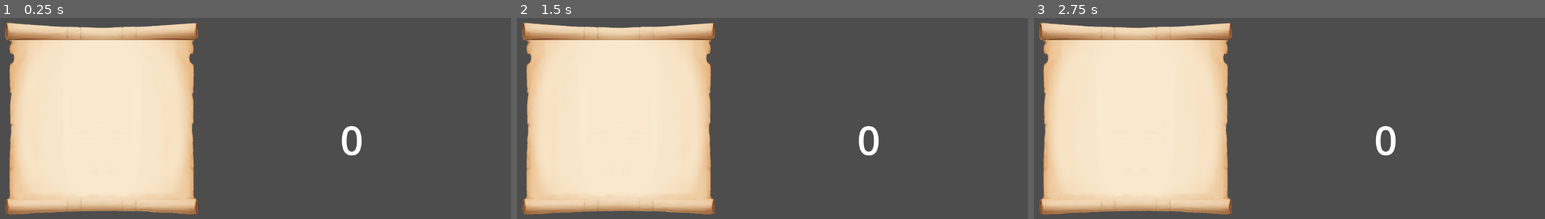
Above: before the commit, frames 1-3 (left to right).
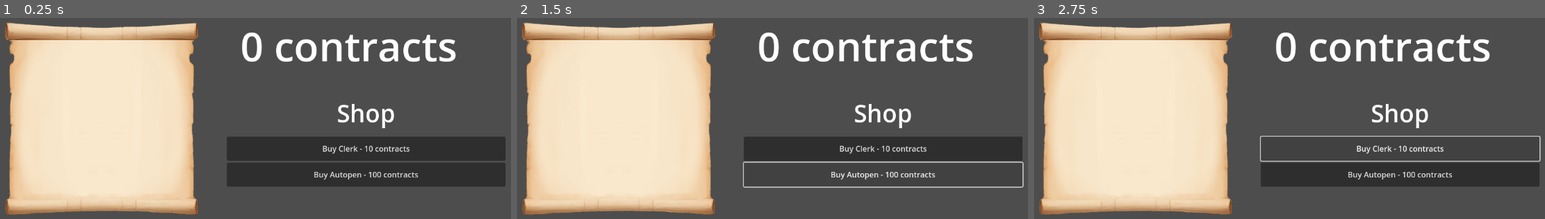
Above: after the commit, the same moments.

Repository: gamedevsprints/pork-futures-warehouse
Game: Godot game, scene res://main.tscn
Two runs of this game, one before a commit and one after it. Both use one fixed random seed, a clock stepped at 60 frames per second and the inputs below.
Inputs (mouse positions are in pixels of both pictures, inside the frame that each line leads up to):
- Up to frame 1 (0.25 s): no input
- Up to frame 2 (1.5 s): click (884, 148) at 0.5 s, where only the run after the commit has a clickable "Buy Clerk - 10 contracts"; click (884, 174) at 1.25 s, where only the run after the commit has a clickable "Buy Autopen - 100 contracts"
- Up to frame 3 (2.75 s): click (1401, 148) at 2 s, where only the run after the commit has a clickable "Buy Clerk - 10 contracts"

The runs differ from the first frame. In frame 1, 16% of the frame differs, in the area x 44-99%, y 7-84%; in frame 2, 10%; in frame 3, 10%.

Commit message:
add clerk and autopen for production

Diff:
--- a/main.gd
+++ b/main.gd
@@ -1,13 +1,61 @@
 extends Node2D
 
 var score = 0
+var clerks: int = 0
+var base_clerk_price := 10
+var other_thing = 1.5
+var clerk_production_rate_per_second = 1
 @onready var rich_text_label: RichTextLabel = $RichTextLabel
+@onready var buy_cerk_button: Button = $Control/BuyCerkButton
+var clerk_button_message_format_string: String = "Buy Clerk - %s contracts"
+
+var autopen_count = 0
+var autopen_base_price = 100
+var autopen_growth_rate = 1.7
+var autopen_production = 8
+var buy_autopen_button_format_string = "Buy Autopen - %s contracts"
+@onready var buy_autopen_button: Button = $Control/BuyAutopenButton
 
 
+func _ready() -> void:
+	buy_cerk_button.text = clerk_button_message_format_string % str(clerk_price())
+	buy_autopen_button.text = buy_autopen_button_format_string % str(autopen_price())  # hid the at first?
 func _on_button_button_down() -> void:
 	increment_score()
 
 
 func increment_score():
 	score += 1
-	rich_text_label.text = str(score)
+	rich_text_label.text = str(score) + " contracts"
+
+
+func clerk_price():
+	return int(base_clerk_price * (other_thing) ** float(clerks))
+
+func autopen_price():
+	return int(autopen_base_price * (autopen_growth_rate) ** float(autopen_count))
+
+func _on_buy_cerk_button_button_down() -> void:
+	if score - clerk_price() < 0:
+		return
+	score -= clerk_price()
+	clerks += 1
+	buy_cerk_button.text = clerk_button_message_format_string % str(clerk_price())
+	rich_text_label.text = str(score) + " contracts"
+
+
+
+func _on_buy_autopen_button_button_down() -> void:
+	if score - autopen_price() < 0:
+		return
+	score -= autopen_price()
+	autopen_count += 1
+	buy_autopen_button.text = buy_autopen_button_format_string % str(autopen_price())
+	rich_text_label.text = str(score) + " contracts"
+
+
+
+
+func _on_production_timer_timeout() -> void:
+	score += clerks * clerk_production_rate_per_second
+	rich_text_label.text = str(score) + " contracts"
--- a/main.tscn
+++ b/main.tscn
@@ -19,11 +19,41 @@
 offset_bottom = 469.0
 
 [node name="RichTextLabel" type="RichTextLabel" parent="."]
-offset_left = 779.0
-offset_top = 289.0
-offset_right = 1046.0
-offset_bottom = 428.0
+offset_left = 572.0
+offset_top = 94.0
+offset_right = 1142.0
+offset_bottom = 233.0
 theme_override_font_sizes/normal_font_size = 84
-text = "0"
+text = "0 contracts
+"
+
+[node name="Control" type="VBoxContainer" parent="."]
+offset_left = 544.0
+offset_top = 257.0
+offset_right = 1122.0
+offset_bottom = 612.0
+
+[node name="ShopRichTextLabel" type="RichTextLabel" parent="Control"]
+custom_minimum_size = Vector2(300, 80)
+layout_mode = 2
+theme_override_font_sizes/normal_font_size = 50
+text = "Shop"
+horizontal_alignment = 1
+
+[node name="BuyCerkButton" type="Button" parent="Control"]
+custom_minimum_size = Vector2(0, 50)
+layout_mode = 2
+text = "Buy Clerk - %s contracts"
+
+[node name="BuyAutopenButton" type="Button" parent="Control"]
+custom_minimum_size = Vector2(0, 50)
+layout_mode = 2
+text = "Buy Clerk - %s contracts"
+
+[node name="ProductionTimer" type="Timer" parent="."]
+autostart = true
 
 [connection signal="button_down" from="Button" to="." method="_on_button_button_down"]
+[connection signal="button_down" from="Control/BuyCerkButton" to="." method="_on_buy_cerk_button_button_down"]
+[connection signal="button_down" from="Control/BuyAutopenButton" to="." method="_on_buy_autopen_button_button_down"]
+[connection signal="timeout" from="ProductionTimer" to="." method="_on_production_timer_timeout"]
